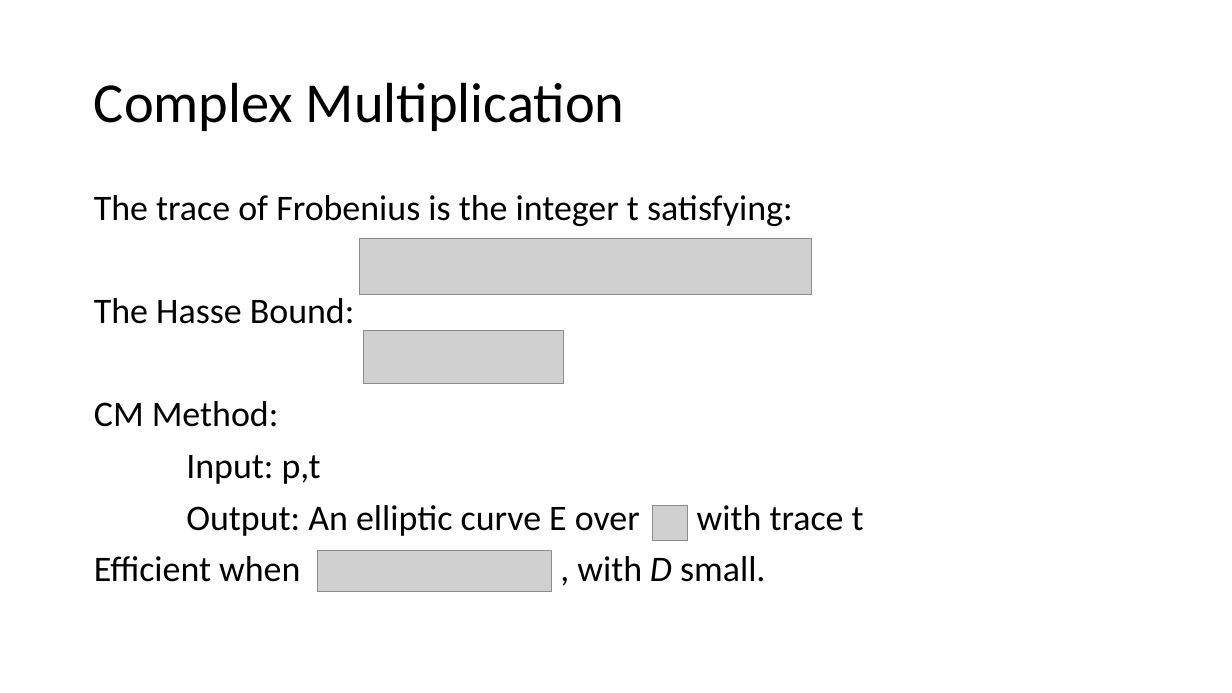
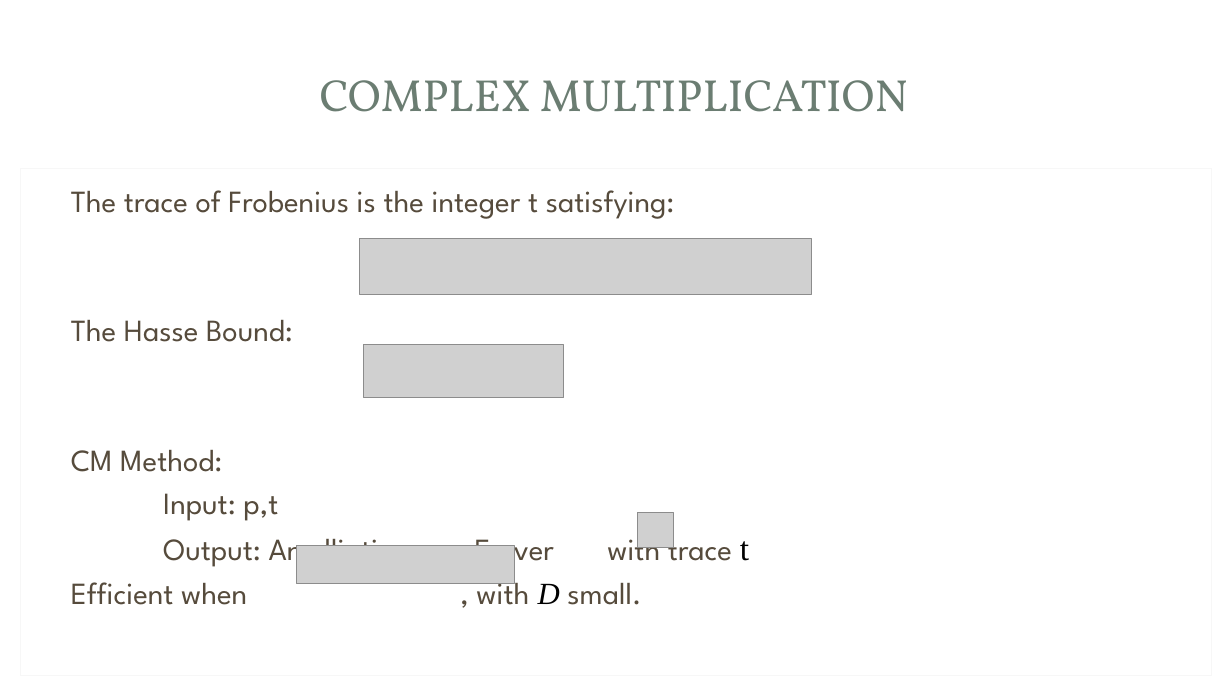
Before and after one commit to Srizzle/CS276-Project-Writeup, a slide deck: slide 7 of Presentation.ppt.pptx. Drawn at 1232x693 pixels with LibreOffice and Linux fonts; fonts in the diff are those of the drawing; grey boxes stand for pictures; background and template pictures are left out. Boxes give left, top, right and bottom in pixels: in the first picture for what was removed or moved away, otherwise in the second. Text is boxed around its words. In the diff, an @@ line names an element or a change of style, - is before the commit and + after.

```diff
--- a/Presentation.ppt.pptx
+++ b/Presentation.ppt.pptx
@@ rounded rectangle added at box(12, 10, 1220, 684), fill #FFFFFF @@
@@ rectangle added at box(37, 28, 1195, 162), fill #FFFFFF at 83% opacity @@
@@ rectangle added at box(50, 38, 1179, 151), fill #FFFFFF @@
@@ title at box(320, 80, 908, 112): text changed; size 44 to 35 pt; font Calibri to Vollkorn; text colour #000000 to #6B7D72 @@
-Complex Multiplication
+COMPLEX MULTIPLICATION
@@ rectangle added at box(21, 168, 1212, 676), fill #FFFFFF, outline #F7F7F7 0.75 pt @@
@@ text "The trace of Frobenius is ...": place and size @@
-text "The trace of Frobenius is ..." at box(94, 195, 864, 582)
+text "The trace of Frobenius is ..." at box(71, 190, 749, 605)
@@ text "The trace of Frobenius is ..." at box(71, 190, 749, 605): size 28 to 24 pt, font Calibri to League Spartan, text colour #000000 to #564B3C; size 28 to 26 pt in "t"; font Calibri to Times New Roman in "t", "D"; line spacing 0.9 to 1; less space between paragraphs @@
@@ picture: place and size @@
-picture at box(363, 330, 564, 383)
+picture at box(363, 345, 564, 397)
@@ picture: place and size @@
-picture at box(653, 506, 689, 541)
+picture at box(638, 512, 674, 547)
@@ picture: place and size @@
-picture at box(317, 550, 552, 592)
+picture at box(297, 545, 514, 584)
```
Also in this commit, not shown: 8 other slides changed, 1 slide added.
